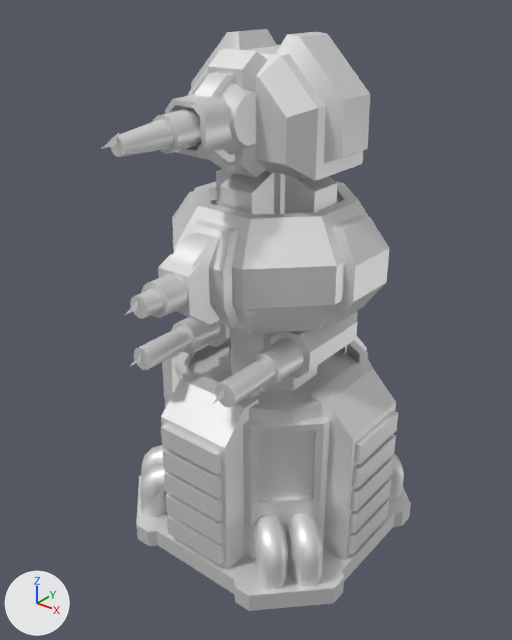
Renders of the glTF model glb/cordoom.glb from each side of a commit.
Rendered twice from a camera (50 mm lens) standing at (91.4, -120.8, 128.3) and looking at (0.7, -7.5, 58.1). The axes (+X, +Y, +Z) are drawn at lower left. The lights are the same throughout. The first picture is the older version. Where no turn or scale is listed for an object, it has been applied to the vertices.

Script lines for the objects in view, before the commit:
```python
ob_barrelg = bpy.data.objects.new('barrelg', me_barrelg)
ob_barrelg.parent = ob_boreg
ob_barrelg.location = (0.0, -13.93, 0.0)
ob_barrelr = bpy.data.objects.new('barrelr', me_barrelr)
ob_barrelr.location = (0.0, 0.0, 53.5)
ob_body1 = bpy.data.objects.new('body1', me_body1)
ob_body1.parent = ob_base
ob_body1.location = (0.0, 0.0, 60.69)
ob_body2 = bpy.data.objects.new('body2', me_body2)
ob_body2.parent = ob_base
ob_body2.location = (0.0, 0.0, 81.59)
ob_boreg = bpy.data.objects.new('boreg', me_boreg)
ob_boreg.parent = ob_turretg
ob_boreg.location = (0.0, 0.0, -0.02)
ob_flarer1 = bpy.data.objects.new('flarer1', me_flarer1)
ob_flarer1.location = (11.7, -31.0, 53.5)
ob_flarer2 = bpy.data.objects.new('flarer2', me_flarer2)
ob_flarer2.location = (-11.9, -31.0, 53.5)
ob_turretb = bpy.data.objects.new('turretb', me_turretb)
ob_turretb.parent = ob_body2
ob_turretb.location = (0.0, -15.76, 22.23)
ob_turretg = bpy.data.objects.new('turretg', me_turretg)
ob_turretg.parent = ob_body1
ob_turretg.location = (0.0, -22.48, 12.25)
# also in view: 'turretr' at (0.0, 4.5, 53.8); 'base' at (0.0, 0.0, 30.3); 'neck' at (0.0, 0.0, 87.8); 'borer' at (0.0, -13.5, 53.9); 'barrelb' at (-0.3, -37.0, 103.4)
```
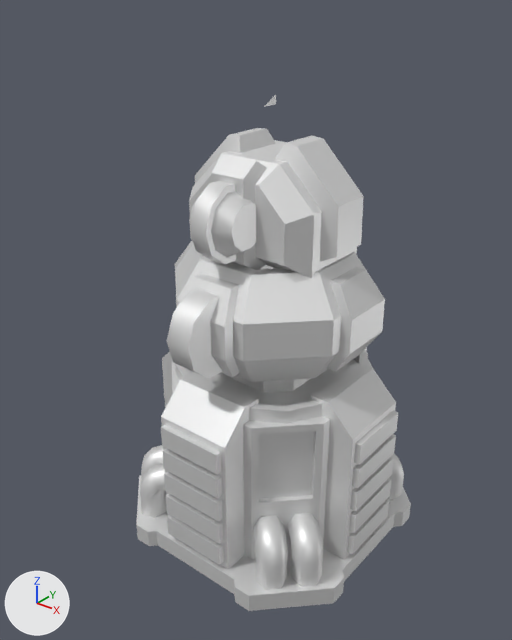
Where the change shows, as pixel boxes (x1, y1, x2, y2) in the pictures (512 x 640 px):
'body1', moved: before (172, 182, 389, 334); after (175, 241, 385, 382)
'body2', moved: before (188, 29, 370, 181); after (189, 128, 363, 278)
'turretb', moved, turned: before (165, 72, 256, 162); after (189, 181, 256, 265)
'turretg', moved, turned: before (158, 232, 220, 325); after (167, 289, 222, 378)
'barrelr', moved (not visible afterwards): before (134, 327, 275, 408)
'barrelb', moved, turned (not visible afterwards): before (111, 119, 174, 157)
'boreb', moved, turned (not visible afterwards): before (152, 108, 202, 154)
'boreg', moved, turned (not visible afterwards): before (142, 274, 187, 318)
'barrelg', moved, turned (not visible afterwards): before (130, 289, 163, 319)
'flareb', moved, turned (not visible afterwards): before (101, 133, 119, 149)
'flareg', moved, turned (not visible afterwards): before (125, 301, 139, 315)
'flarer2', moved (not visible afterwards): before (129, 354, 142, 367)
'flarer1', moved (not visible afterwards): before (213, 389, 224, 404)
'neck', unchanged, covered by the edit: before (216, 169, 338, 214); after (261, 265, 278, 269)
'turretr', unchanged, covered by the edit: before (207, 311, 358, 379)
'borer', unchanged, covered by the edit: before (172, 317, 304, 387)

What changed in the scene script:
```text
Change ob_barrelr:
    ob_barrelr.location: (0.0, 0.0, 53.5) -> (0.0, 24.2, 53.5)
Change ob_flarer1:
    ob_flarer1.location: (11.7, -31.0, 53.5) -> (11.7, -6.8, 53.5)
Change ob_flarer2:
    ob_flarer2.location: (-11.9, -31.0, 53.5) -> (-11.9, -6.8, 53.5)
Change ob_body1:
    ob_body1.location: (0.0, 0.0, 60.69) -> (0.0, 0.0, 48.88)
Change ob_turretg:
    ob_turretg.rotation_euler: (0.0, 0.0, 0.0) -> (3.074, 0.0, 0.0)  # degrees (0, 0, 0) -> degrees (176, 0, 0)
Change ob_boreg:
    ob_boreg.location: (0.0, 0.0, -0.02) -> (0.0, 11.61, -0.02)
Change ob_barrelg:
    ob_barrelg.location: (0.0, -13.93, 0.0) -> (0.0, -10.06, 0.0)
Change ob_body2:
    ob_body2.location: (0.0, 0.0, 81.59) -> (0.0, 0.0, 61.34)
Change ob_turretb:
    ob_turretb.rotation_euler: (0.0, 0.0, 0.0) -> (3.074, 0.0, 0.0)  # degrees (0, 0, 0) -> degrees (176, 0, 0)
Change ob_boreb:
    ob_boreb.location: (0.0, -7.96, -0.28) -> (0.0, 0.744, -0.28)
Change ob_barrelb:
    ob_barrelb.location: (0.0, -0.01, 0.41) -> (0.0, 9.661, 0.41)
```
